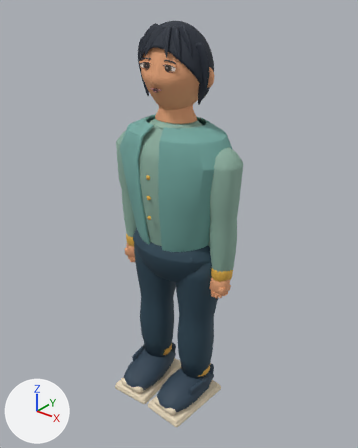
The glTF model models/atrium/residents/lin-master.glb as it was, and as the next commit left it.
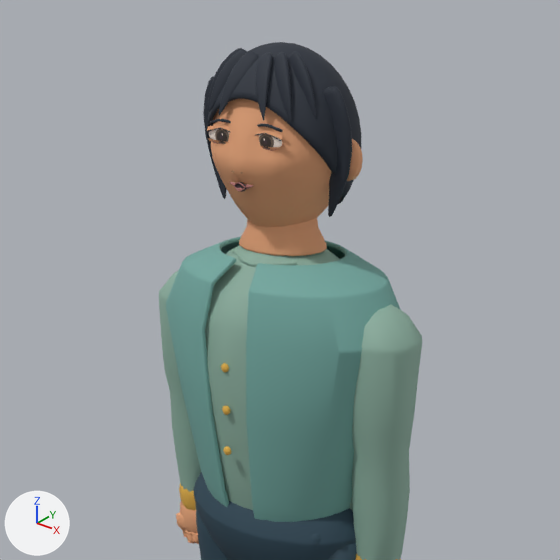
Each version is shown whole from a camera (50 mm lens) standing at (1.215, -1.499, 1.812) and looking at (0.016, 0.0, 0.883), then close up on the part from 11% to 87% of the width and 0% to 60% of the height. The axes (+X, +Y, +Z) are drawn at lower left. The lights are the same throughout. The last two pictures show the newer version. Where no turn or scale is listed for an object, it has been applied to the vertices. Vertices at exactly the same position are counted once.

The first close-up shows 'EyePivot_-1_Surface', 'HeadPivot_Surface', 'SkinnedArticulationCore', 'VisualRoot_Surface' and 2 more.
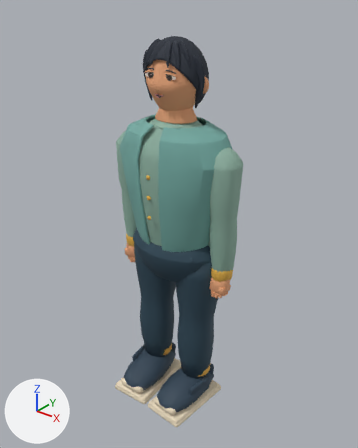
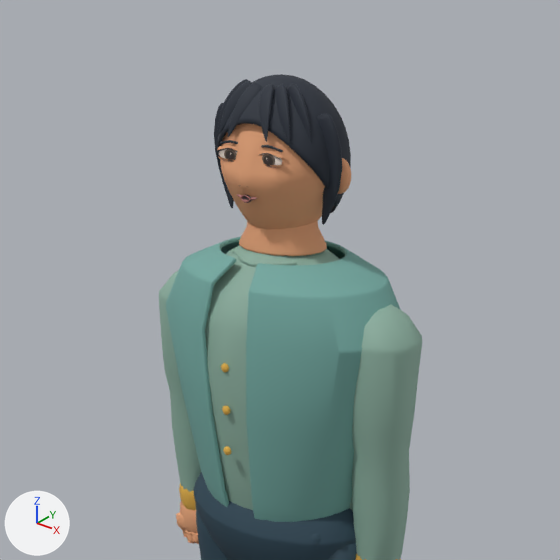
ob_headpivot is not drawn itself; it is the parent of ob_browpivot__1, ob_browpivot_1, ob_eyepivot__1, ob_eyepivot_1, ob_headpivot_surface, ob_mouthpivot.

Where the newer file only moved an object's origin or applied its transform, the numbers keep the older frame.

What differs and where, as boxes (x1, y1, x2, y2) in the close-ups (560 x 560 px):
'HeadPivot_Surface', moved, rescaled (14% narrower, 16% shorter): before (203, 42, 363, 227); after (214, 74, 351, 229)
'EyePivot_-1_Surface', moved, rescaled (12% narrower, 10% shorter): before (207, 125, 231, 144); after (217, 145, 238, 162)
'MouthClosedPivot_Surface', moved, rescaled: before (229, 182, 253, 189); after (237, 194, 257, 201)

What changed in the scene script:
```text
Change me_sphere_001:
    used by ob_eyepivot__1_surface; location = (-0.05, -0.103, 1.542)
    remove me_sphere_001.from_pydata(...)  # 1426 vertices, 2764 faces; spans x -0.0342..0.0343, y -0.0047..0.0022, z -0.0137..0.0182
    add me_sphere_001.from_pydata(...)  # 1426 vertices, 2764 faces; spans x -0.0233..0.0364, y 0.0091..0.0151, z -0.0453..-0.0175
    me_sphere_001 part 1: the whole mesh is scaled about its middle by 0.871, then moved by (0.0065, 0.0134, -0.0336)
Change ob_headpivot:
    ob_headpivot.location: (0.0, 0.0, 1.516) -> (0.0, 0.0, 1.486)
    ob_headpivot.scale: (0.623, 0.592, 0.589) -> (0.543, 0.516, 0.513)
```
